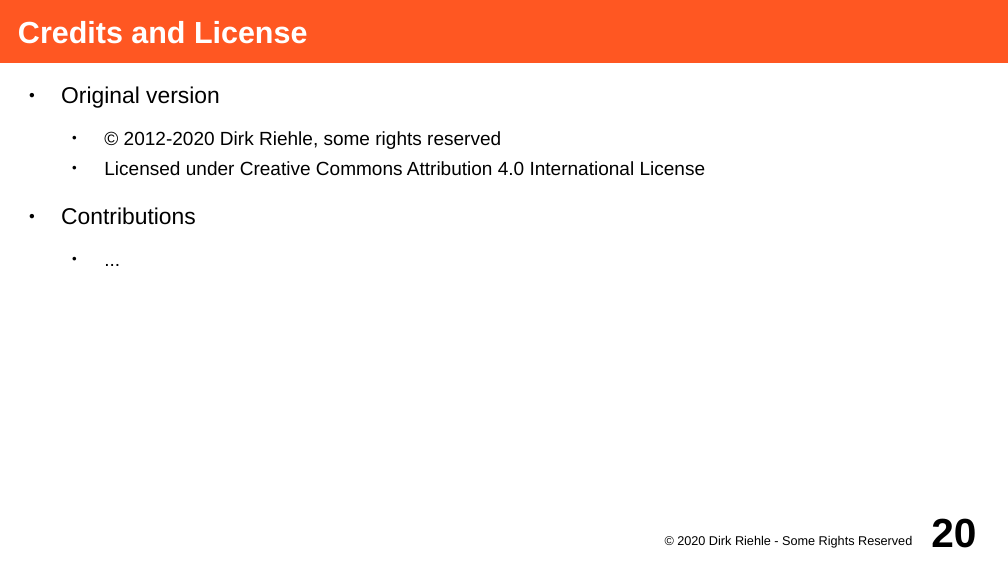
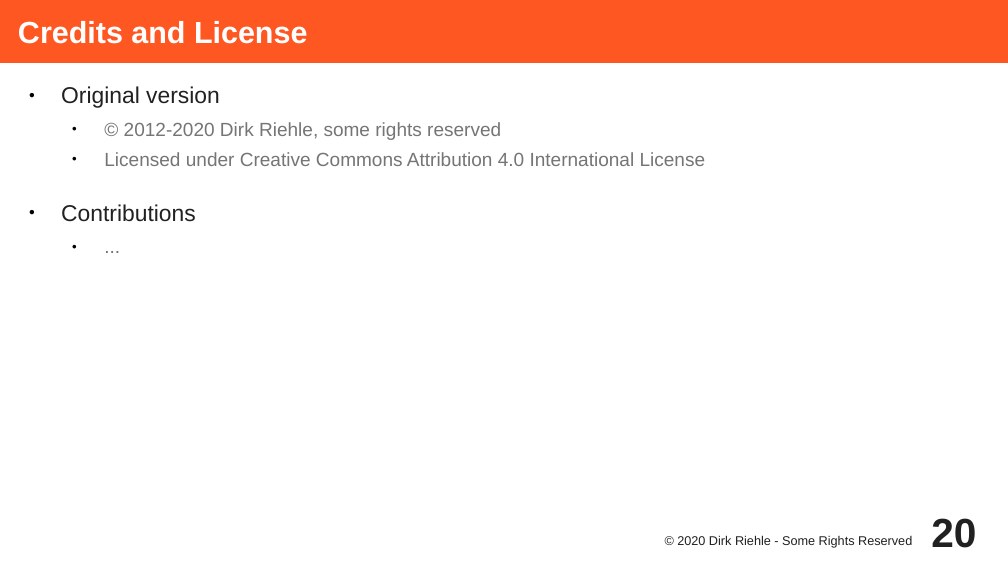
Before and after one commit to dirkriehle/adap-course, a slide deck: slide 20 of Lecture Slides/ADAP C12 - Object-oriented Frameworks.odp. Drawn at 1008x567 pixels with LibreOffice and Linux fonts; fonts in the diff are those of the drawing. Boxes give left, top, right and bottom in pixels: in the first picture for what was removed or moved away, otherwise in the second. Text is boxed around its words. In the diff, an @@ line names an element or a change of style, - is before the commit and + after.

```diff
--- a/Lecture Slides/ADAP C12 - Object-oriented Frameworks.odp
+++ b/Lecture Slides/ADAP C12 - Object-oriented Frameworks.odp
@@ text "Original version" at (x1=61, y1=86, x2=706, y2=222): text colour #000000 to #212121 in "Original version", "Contributions"; text colour #000000 to #757575 in "© 2012-2020 Dirk Riehle, some rights reserved", "Licensed under Creative Commons Attribution 4.0 Internationa ...", "..."; less space between paragraphs @@
@@ page number at (x1=931, y1=518, x2=976, y2=548): text colour #000000 to #212121 @@
@@ text "© 2020 Dirk Riehle - ..." at (x1=677, y1=535, x2=912, y2=548): text colour #000000 to #212121 @@
```
Also in this commit, not shown: 17 other slides changed, 1 other file.
